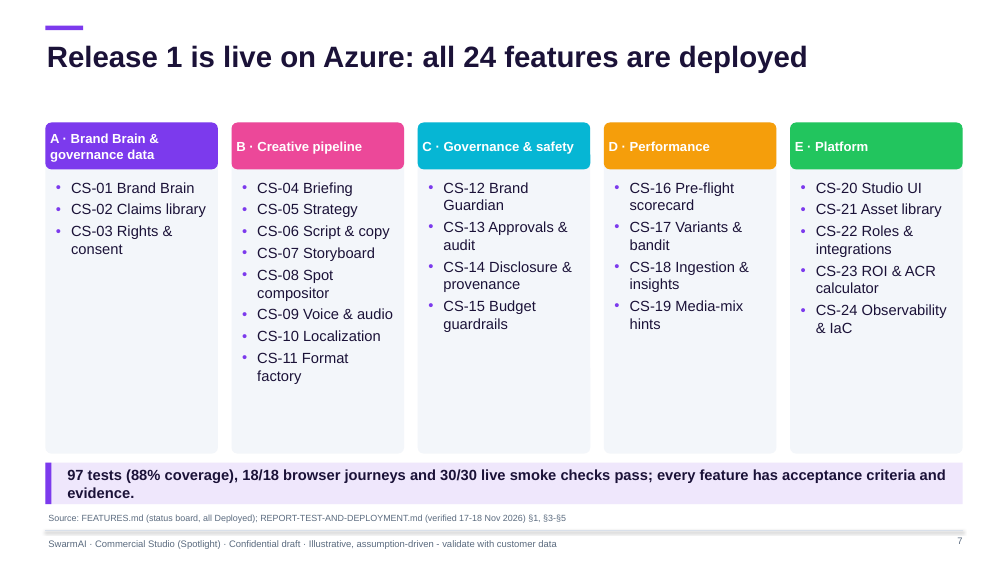
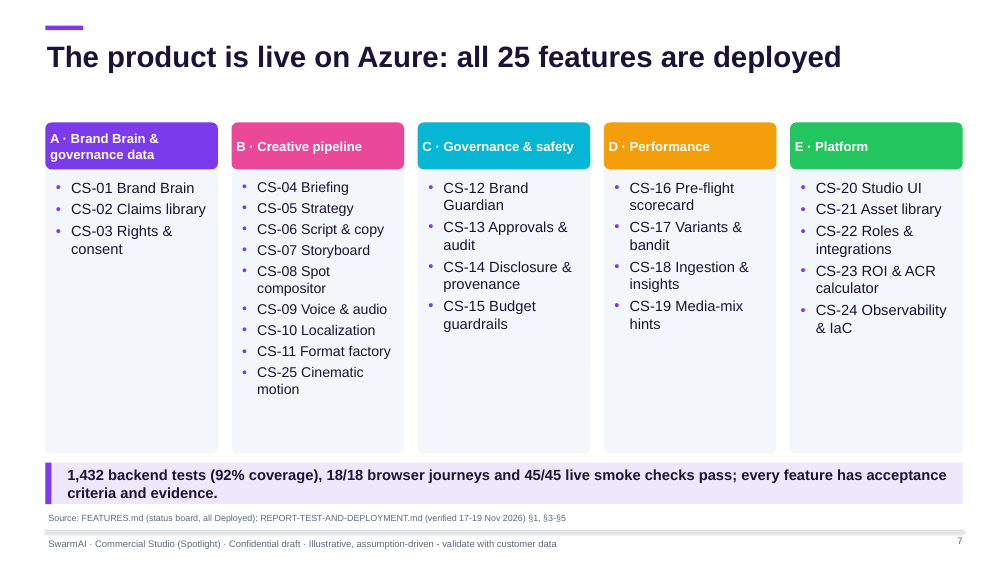
Before and after one commit to mifurm/DarkFactories, a slide deck: slide 7 of 02-commercial-studio-marketing/deck/CommercialStudio-Executive-Deck.pptx. Drawn at 1008x567 pixels with LibreOffice and Linux fonts; fonts in the diff are those of the drawing. Boxes give left, top, right and bottom in pixels: in the first picture for what was removed or moved away, otherwise in the second. Text is boxed around its words. In the diff, an @@ line names an element or a change of style, - is before the commit and + after.

```diff
--- a/02-commercial-studio-marketing/deck/CommercialStudio-Executive-Deck.pptx
+++ b/02-commercial-studio-marketing/deck/CommercialStudio-Executive-Deck.pptx
@@ title at [47, 45, 842, 73]: text changed @@
-Release 1 is live on Azure: all 24 features are deployed
+The product is live on Azure: all 25 features are deployed
@@ text at [257, 181, 391, 359]: size 14 to 13.5 pt in "CS-04 Briefing", "CS-05 Strategy", "CS-06 Script & copy", "CS-07 Storyboard" and 4 more places @@
@@ text at [257, 366, 364, 394]: paragraph added @@
+• CS-25 Cinematic motion
@@ text at [67, 469, 947, 498]: text changed @@
-97 tests (88% coverage), 18/18 browser journeys and 30/30 live smoke checks pass; every feature has acceptance criteria and evidence.
+1,432 backend tests (92% coverage), 18/18 browser journeys and 45/45 live smoke checks pass; every feature has acceptance criteria and evidence.
```
Also in this commit, not shown: 27 other slides changed, 4 slides added, 19 other files.
